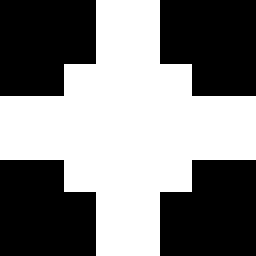
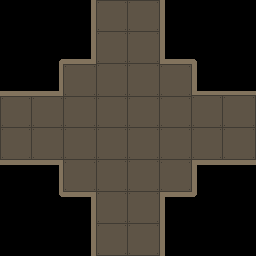
Revision of a layered 256px x 256px image; what changed, layer by layer:
added layer "Calque 2 copie 12" above "Calque 1 copie 4" over box(0, 0, 256, 256)
painted on "Calque 1 copie 4" over box(0, 0, 256, 256)
added layer "Calque 1" above "Arrière-plan" over box(0, 0, 256, 256)
